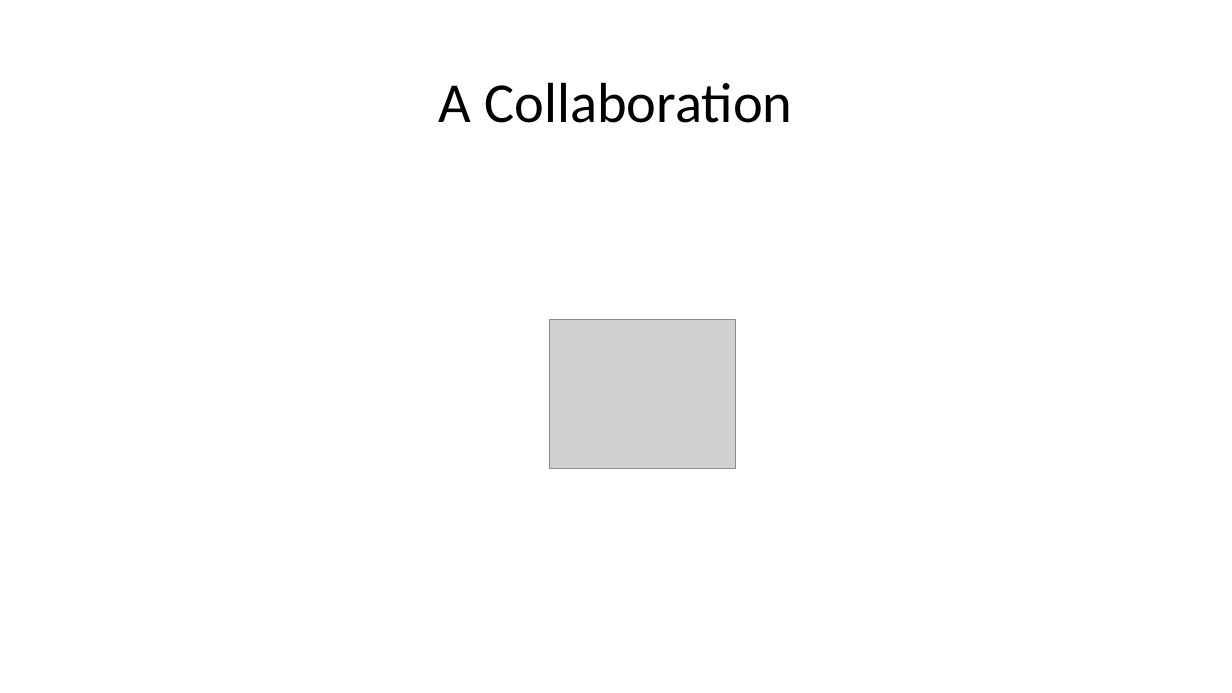
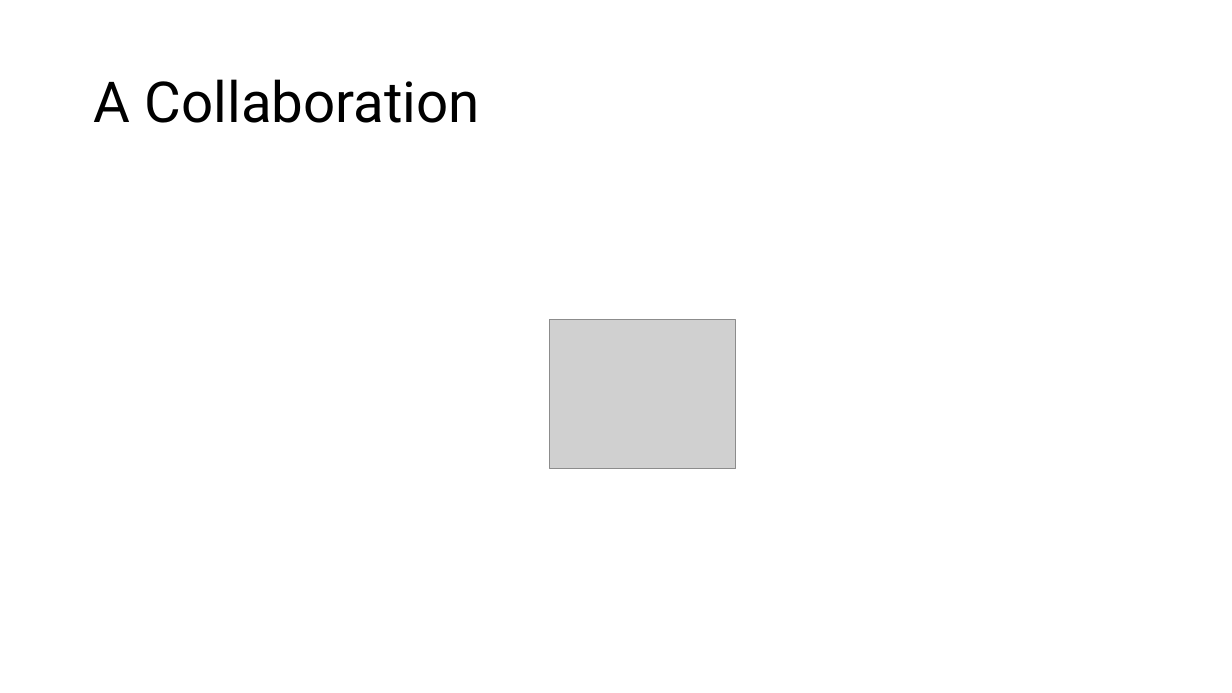
Before and after one commit to slostett/Intro_to_AI_in_Medicine_Course_Materials, a slide deck: slide 19 of Lecture Slides/Lec 10.pptx (slide 20 before the commit). Drawn at 1232x693 pixels with LibreOffice and Linux fonts; fonts in the diff are those of the drawing; grey boxes stand for pictures. Boxes give left, top, right and bottom in pixels: in the first picture for what was removed or moved away, otherwise in the second. Text is boxed around its words. In the diff, an @@ line names an element or a change of style, - is before the commit and + after.

```diff
--- a/Lecture Slides/Lec 10.pptx
+++ b/Lecture Slides/Lec 10.pptx
@@ title "A Collaboration" at bbox=[94, 79, 480, 123]: font Calibri to Roboto; alignment centre to left @@
```
Also in this commit, not shown: 34 other slides changed, 1 slide removed, 13 other files.
